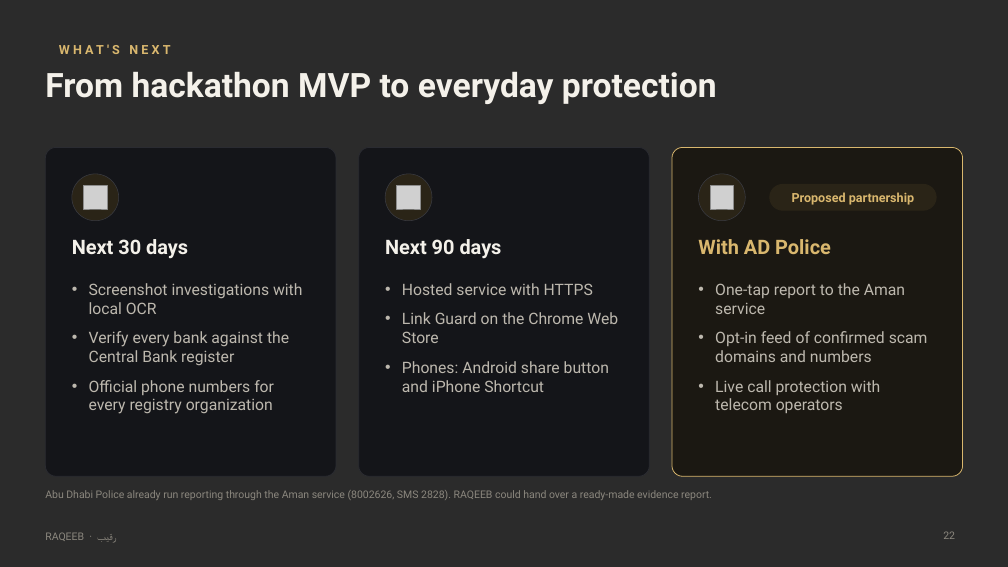
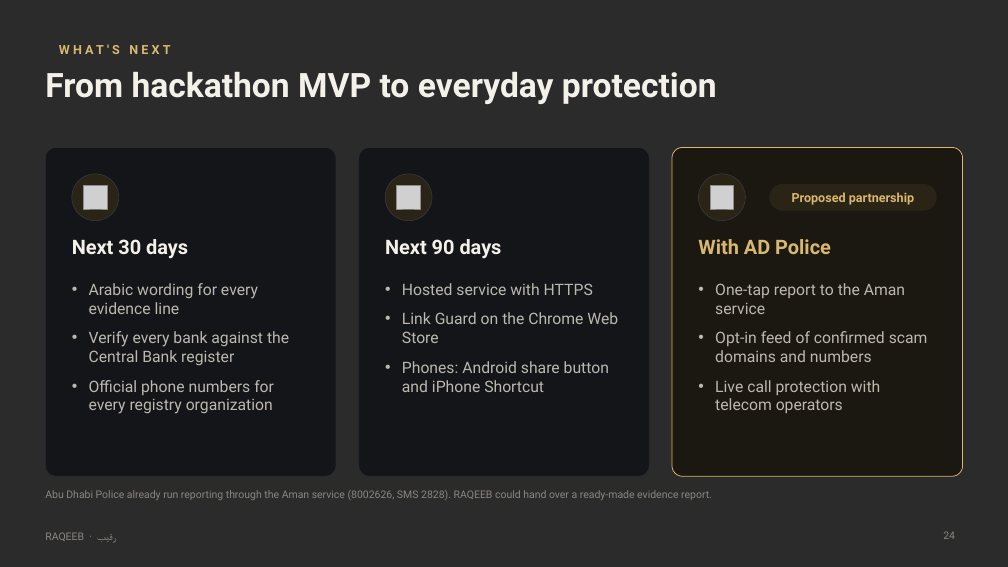
Before and after one commit to prokl1d/RAQEEB, a slide deck: slide 24 of docs/RAQEEB_Pitch_Deck.pptx (slide 22 before the commit). Drawn at 1008x567 pixels with LibreOffice and Linux fonts; fonts in the diff are those of the drawing; grey boxes stand for pictures; background and template pictures are left out; a plain dark background stands for a picture behind light text. Boxes give left, top, right and bottom in pixels: in the first picture for what was removed or moved away, otherwise in the second. Text is boxed around its words. In the diff, an @@ line names an element or a change of style, - is before the commit and + after.

```diff
--- a/docs/RAQEEB_Pitch_Deck.pptx
+++ b/docs/RAQEEB_Pitch_Deck.pptx
@@ text at <box>89,283,258,314</box>: text changed @@
-• Screenshot investigations with local OCR
+• Arabic wording for every evidence line
@@ page number at <box>943,531,955,539</box>: text changed @@
-22
+24
```
Also in this commit, not shown: 2 other slides changed, 2 slides added, 20 other files.
